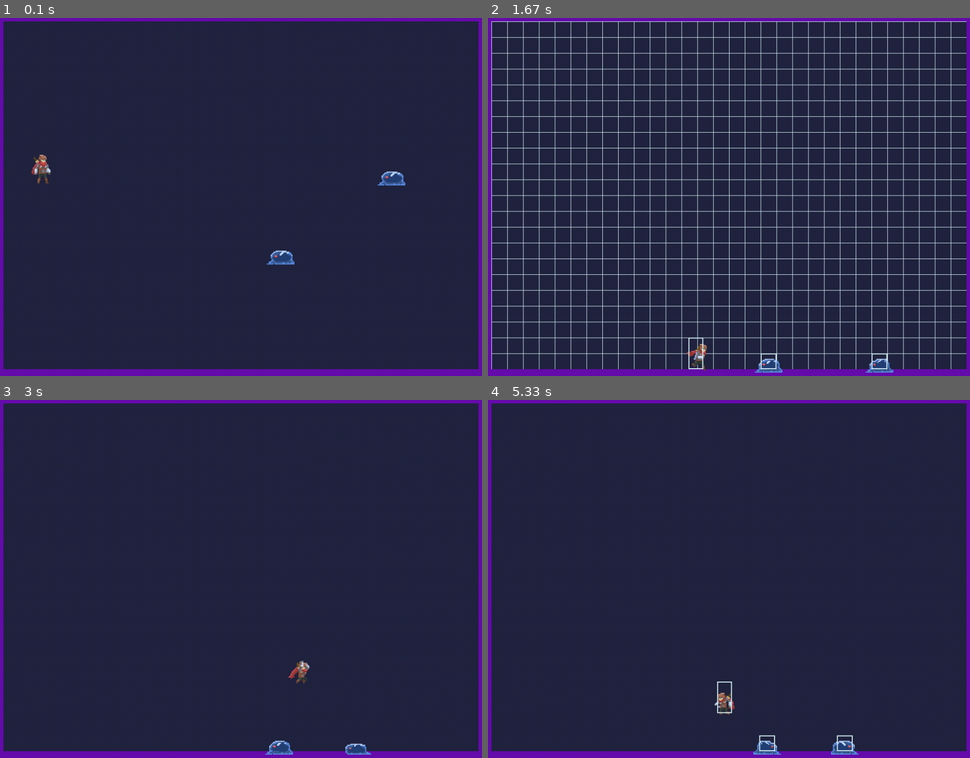
Above: before the commit, frames 1-4 (two rows, left to right).
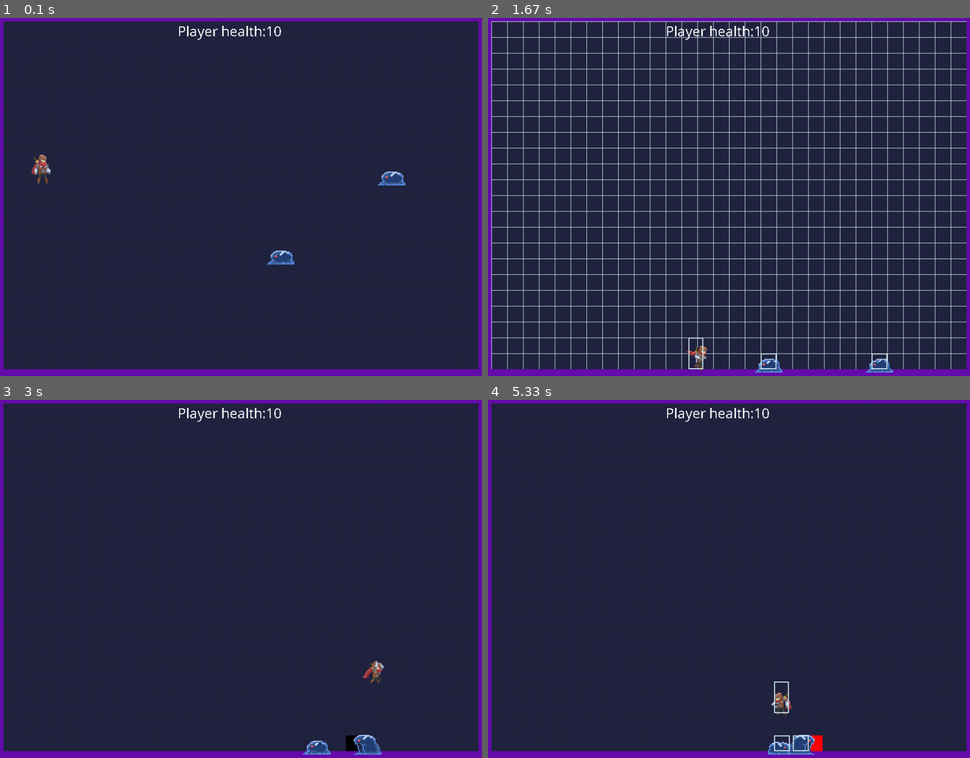
Above: after the commit, the same moments.

Repository: ArthurC13/A-Level-Project-Arthur-Chen
Game: pygame game, started from A level Project.py
Two runs of this game, one before a commit and one after it. Both use one fixed random seed, a clock stepped at 60 frames per second and the inputs below.
Inputs:
- Up to frame 1 (0.1 s): no input
- Up to frame 2 (1.67 s): hold Z 0.33-0.8 s; hold Right 0.33-0.8 s; hold Z 0.83-1.3 s; hold Right 0.83-1.3 s; tap 3 at 0.98 s; tap 1 at 1.33 s
- Up to frame 3 (3 s): hold Z 1.67-2.13 s; hold Right 1.67-2.13 s; tap 2 at 1.82 s; hold Right 2.17-2.63 s; tap 3 at 2.32 s; hold Up 2.67-2.97 s; tap 0 at 2.82 s
- Up to frame 4 (5.33 s): hold Right 3-3.47 s; tap 2 at 3.15 s; hold Left 3.5-4.03 s; tap 3 at 3.65, 4.88 s; hold Down 4.07-4.37 s; tap 0 at 4.22, 5.32 s; tap Z at 4.4 s; hold Left 4.73-5.13 s; hold Up from 5.17 s (still down)

The runs differ from the first frame. In frame 1, 0.2% of the frame differs, in the area x 37-59%, y 2-7%; in frame 2, 0.4%; in frame 3, 1.2%; in frame 4, 1.4%, in the area x 37-77%, y 2-100%.

Commit message:
added character moves and animations
Slime
- death animation
- hurt animation
Player
- death animation
- hurt animation
- air attack
- double attack

Diff:
--- a/A level Project.py
+++ b/A level Project.py
@@ -35,8 +35,10 @@
 LADDERVEL = 4
 FRICTION = -0.15
 GRAVITY = 0.3
+KNOCKBACK = 15
 
 LEVEL = 0
+HEALTH = 10
 
 CAMERALAG = 25
 
@@ -51,12 +53,12 @@
         temp_list = []
         temp_list2 = []
         for i in sorted(os.listdir(path)):
-            print(os.path.join(path, i))
-            image = pygame.image.load(os.path.join(path, i))
-            size = tuple(2*x for x in image.get_size())
-            image = pygame.transform.scale(image, size)
-            temp_list.append(image)
-            temp_list2.append(pygame.transform.flip(image, True, False))
+            if i.endswith('.png'):
+                image = pygame.image.load(os.path.join(path, i))
+                size = tuple(2*x for x in image.get_size())
+                image = pygame.transform.scale(image, size)
+                temp_list.append(image)
+                temp_list2.append(pygame.transform.flip(image, True, False))
         sprites.append(temp_list)
         mirrored_sprites.append(temp_list2)
     return sprites, mirrored_sprites
@@ -85,7 +87,8 @@
         self.groups = game.player_group
         pygame.sprite.Sprite.__init__(self, self.groups)
         self.game = game
-        self.sprites, self.mirrored_sprites = load_sprites(['images/player/idle', 'images/player/run', 'images/player/jump', 'images/player/fall', 'images/player/attack'])
+        paths = ['images/player/idle', 'images/player/run', 'images/player/jump', 'images/player/fall', 'images/player/attack', 'images/player/hurt', 'images/player/death', 'images/player/air_attack']
+        self.sprites, self.mirrored_sprites = load_sprites(paths)
         self.current_action = 0
         '''
         Player actions:
@@ -94,6 +97,9 @@
         2. jump
         3. fall
         4. attack
+        5. hurt
+        6. death
+        7. air attack
         '''
         self.current_sprite = 0
         self.face_left = False
@@ -107,7 +113,7 @@
         self.acc = pygame.math.Vector2(0, 0)
         self.health = health
         self.last_attack = pygame.time.get_ticks()
-        self.attack_cooldown = 2000
+        self.attack_cooldown = 1000
 
     def on_ladder(self):
         hits = pygame.sprite.spritecollide(self, game.ladder_group, False, collide_hit_rect)
@@ -119,33 +125,41 @@
         self.acc = pygame.math.Vector2(0, GRAVITY)
         ladder = self.on_ladder()
         keys = pygame.key.get_pressed()
-        if self.current_action != 4:
-            if not ladder[0]:
-                if keys[pygame.K_LEFT]:
-                    self.acc.x = -PLAYERACC
-                    self.face_left = True
-                if keys[pygame.K_RIGHT]:
-                    self.acc.x = PLAYERACC
-                    self.face_left = False
-                if keys[pygame.K_UP]:
-                    self.jump()
-                if keys[pygame.K_DOWN]:
-                    self.interact()
-                if keys[pygame.K_z]:
-                    self.attack()
-            else:
-                self.acc.y = 0
-                self.vel.y = 0
-                if keys[pygame.K_LEFT]:
-                    self.acc.x = -PLAYERACC
-                    self.face_left = True
-                if keys[pygame.K_RIGHT]:
-                    self.acc.x = PLAYERACC
-                    self.face_left = False
-                if keys[pygame.K_UP]:
-                    self.vel.y = -LADDERVEL
-                if keys[pygame.K_DOWN]:
-                    self.vel.y = LADDERVEL
+        if not ladder[0]:
+            if keys[pygame.K_LEFT]:
+                self.acc.x = -PLAYERACC
+                self.face_left = True
+            if keys[pygame.K_RIGHT]:
+                self.acc.x = PLAYERACC
+                self.face_left = False
+            if keys[pygame.K_UP]:
+                self.jump()
+            if keys[pygame.K_DOWN]:
+                self.interact()
+            if keys[pygame.K_z]:
+                now = pygame.time.get_ticks()
+                if now - self.last_attack >= self.attack_cooldown:
+                    if self.on_floor():
+                        self.last_attack = pygame.time.get_ticks()
+                        self.current_action = 4
+                        self.current_sprite = -1
+                    else:
+                        self.last_attack = pygame.time.get_ticks()
+                        self.current_action = 7
+                        self.current_sprite = -1
+        else:
+            self.acc.y = 0
+            self.vel.y = 0
+            if keys[pygame.K_LEFT]:
+                self.acc.x = -PLAYERACC
+                self.face_left = True
+            if keys[pygame.K_RIGHT]:
+                self.acc.x = PLAYERACC
+                self.face_left = False
+            if keys[pygame.K_UP]:
+                self.vel.y = -LADDERVEL
+            if keys[pygame.K_DOWN]:
+                self.vel.y = LADDERVEL
 
     def on_floor(self):
         self.hit_rect.y += 1
@@ -163,14 +177,33 @@
             self.current_sprite = -1
 
     def attack(self):
-        now = pygame.time.get_ticks()
-        if now - self.last_attack >= self.attack_cooldown and self.on_floor():
-            self.last_attack = pygame.time.get_ticks()
-            self.current_action = 4
-            self.current_sprite = -1
+        if self.face_left:
+            Melee_attack(self.game, int(self.pos.x)-20, int(self.pos.y)+14, 52, 68, self.game.enemy_group, 'r')
+        else:
+            Melee_attack(self.game, int(self.pos.x)+20, int(self.pos.y)+14, 52, 68, self.game.enemy_group, 'l')
+
+    def attack2(self):
+        if self.face_left:
+            Melee_attack(self.game, int(self.pos.x)-20, int(self.pos.y)+14, 52, 68, self.game.enemy_group, 'r')
+            Melee_attack(self.game, int(self.pos.x)+26, int(self.pos.y)+32, 40, 32, self.game.enemy_group, 'l')
+        else:
+            Melee_attack(self.game, int(self.pos.x)+20, int(self.pos.y)+14, 52, 68, self.game.enemy_group, 'l')
+            Melee_attack(self.game, int(self.pos.x)-26, int(self.pos.y)+32, 40, 32, self.game.enemy_group, 'r')
+
+    def air_attack(self):
+        if self.face_left:
+            Melee_attack(self.game, int(self.pos.x)-24, int(self.pos.y)+16, 50, 44, self.game.enemy_group, 'r')
+            Melee_attack(self.game, int(self.pos.x)+20, int(self.pos.y)+8, 50, 28, self.game.enemy_group, 'l')
+        else:
+            Melee_attack(self.game, int(self.pos.x)+24, int(self.pos.y)+16, 50, 44, self.game.enemy_group, 'l')
+            Melee_attack(self.game, int(self.pos.x)-20, int(self.pos.y)+8, 50, 28, self.game.enemy_group, 'r')
 
     def interact(self):
         pass
+
+    def hurt(self):
+        self.current_action = 5
+        self.current_sprite = -1
 
     def animations(self):
         now = pygame.time.get_ticks()
@@ -206,8 +239,42 @@
                 self.image = sprites_list[self.current_action][self.current_sprite]
                 self.last_sprite_time = pygame.time.get_ticks()
         elif self.current_action == 4:      #attacking
-            if now - self.last_sprite_time >= 80:
-                self.current_sprite += 1
+            if now - self.last_sprite_time >= 50:
+                self.current_sprite += 1
+                if self.current_sprite == 2:
+                    self.attack()
+                if self.current_sprite == 5 and self.vel not in [(0, 0), (0, 0.3)]:
+                    self.current_sprite = 0
+                    self.current_action = 0
+                if self.current_sprite == 8:
+                    self.attack2()
+                if self.current_sprite > len(sprites_list[self.current_action])-1:
+                    self.current_sprite = 0
+                    self.current_action = 0
+                self.image = sprites_list[self.current_action][self.current_sprite]
+                self.last_sprite_time = pygame.time.get_ticks()
+        elif self.current_action == 5:      #hurt
+            if now - self.last_sprite_time >= 125:
+                self.current_sprite += 1
+                if self.current_sprite > len(sprites_list[self.current_action])-1:
+                    self.current_action = 0
+                    self.current_sprite = 0
+                self.image = sprites_list[self.current_action][self.current_sprite]
+                self.last_sprite_time = pygame.time.get_ticks()
+        elif self.current_action == 6:      #dying
+            if now - self.last_sprite_time >= 125:
+                self.current_sprite += 1
+                if self.current_sprite > len(sprites_list[self.current_action])-1:
+                    self.current_sprite = len(sprites_list[self.current_action])-1
+                    self.kill()
+                    self.game.done = True
+                self.image = sprites_list[self.current_action][self.current_sprite]
+                self.last_sprite_time = pygame.time.get_ticks()
+        elif self.current_action == 7:      #air attacking
+            if now - self.last_sprite_time >= 50:
+                self.current_sprite += 1
+                if self.current_sprite == 1:
+                    self.air_attack()
                 if self.current_sprite > len(sprites_list[self.current_action])-1:
                     self.current_sprite = 0
                     self.current_action = 0
@@ -218,7 +285,7 @@
         self.movement_controls()
         self.acc.x += self.vel.x*FRICTION
         self.vel += self.acc
-        self.vel.y = min(self.vel.y, 15)        #termial velocity
+        self.vel.y = min(self.vel.y, 15)        #terminal velocity
         self.pos += self.vel + 0.5 * self.acc
         self.hit_rect.x = int(self.pos.x)
         wall_collisions(self, 'x')
@@ -227,7 +294,7 @@
         self.rect.center = self.hit_rect.center
         if abs(self.vel.x) < 0.2:
             self.vel.x = 0
-        if self.current_action != 4:
+        if self.current_action not in [4, 5, 6, 7]:
             if self.vel in [(0, 0), (0, 0.3)]:
                 self.current_action = 0
             elif self.vel.y not in [0, 0.3]:
@@ -237,6 +304,9 @@
                     self.current_action = 3
             else:
                 self.current_action = 1
+        if self.health <= 0 and self.current_action != 6:
+            self.current_action = 6
+            self.current_sprite = -1
         self.animations()
 
 #Enemies
@@ -247,13 +317,15 @@
         self.groups = game.enemy_group
         pygame.sprite.Sprite.__init__(self, self.groups)
         self.game = game
-        self.sprites, self.mirrored_sprites = load_sprites(['images/mobs/slime/idle', 'images/mobs/slime/move', 'images/mobs/slime/attack'])
+        self.sprites, self.mirrored_sprites = load_sprites(['images/mobs/slime/idle', 'images/mobs/slime/move', 'images/mobs/slime/attack', 'images/mobs/slime/death', 'images/mobs/slime/hurt'])
         self.current_action = 0
         '''
         Slime actions:
         0. idle
         1. move
         2. attack
+        3. death
+        4. hurt
         '''
         self.current_sprite = 0
         self.face_left = False
@@ -267,7 +339,7 @@
         self.acc = pygame.math.Vector2(0, 0)
         self.last_attack = pygame.time.get_ticks()
         self.attack_rate = 2000
-        self.health = 3
+        self.health = 5
 
     def movements(self):
         now = pygame.time.get_ticks()
@@ -289,9 +361,13 @@
 
     def attack(self):
         if self.face_left:
-            Melee_attack(self.game, int(self.pos.x)+32, int(self.pos.y), 32, 32, self.game.player_group)
+            Melee_attack(self.game, int(self.pos.x)+32, int(self.pos.y), 24, 32, self.game.player_group, 'l')
         else:
-            Melee_attack(self.game, int(self.pos.x)-32, int(self.pos.y), 32, 32, self.game.player_group)
+            Melee_attack(self.game, int(self.pos.x)-32, int(self.pos.y), 24, 32, self.game.player_group, 'r')
+
+    def hurt(self):
+        self.current_action = 4
+        self.current_sprite = -1
 
     def animations(self):
         now = pygame.time.get_ticks()
@@ -317,6 +393,23 @@
                 self.current_sprite += 1
                 if self.current_sprite == 2:
                     self.attack()
+                if self.current_sprite > len(sprites_list[self.current_action])-1:
+                    self.current_action = 0
+                    self.current_sprite = 0
+                self.image = sprites_list[self.current_action][self.current_sprite]
+                self.last_sprite_time = pygame.time.get_ticks()
+        elif self.current_action == 3:      #dying
+            if now - self.last_sprite_time >= 100:
+                self.current_sprite += 1
+                if self.current_sprite > len(sprites_list[self.current_action])-1:
+                    self.current_action = 0
+                    self.current_sprite = 0
+                    self.kill()
+                self.image = sprites_list[self.current_action][self.current_sprite]
+                self.last_sprite_time = pygame.time.get_ticks()
+        elif self.current_action == 4:      #hurt
+            if now - self.last_sprite_time >= 125:
+                self.current_sprite += 1
                 if self.current_sprite > len(sprites_list[self.current_action])-1:
                     self.current_action = 0
                     self.current_sprite = 0
@@ -336,11 +429,14 @@
         self.rect.center = self.hit_rect.center
         if abs(self.vel.x) < 0.2:
             self.vel.x = 0
-        if self.current_action != 2:
+        if self.current_action not in [2, 3, 4]:
             if self.vel in [(0, 0), (0, 0.3)]:
                 self.current_action = 0
             else:
                 self.current_action = 1
+        if self.health <= 0 and self.current_action != 3:
+            self.current_action = 3
+            self.current_sprite = -1
         self.animations()
 
 
@@ -377,7 +473,7 @@
 
 #Melee attack class
 class Melee_attack(pygame.sprite.Sprite):
-    def __init__(self, game, x, y, w, h, target):
+    def __init__(self, game, x, y, w, h, target, direction):
         self.groups = game.all_sprites_group, game.melee_attack_group
         pygame.sprite.Sprite.__init__(self, self.groups)
         self.game = game
@@ -391,6 +487,7 @@
         self.spawn_time = pygame.time.get_ticks()
         self.life_time = 100
         self.pos = pygame.math.Vector2(x, y)
+        self.direction = direction
 
     def update(self):
         now = pygame.time.get_ticks()
@@ -400,6 +497,12 @@
         if hits:
             for i in hits:
                 i.health -= 1
+                if self.direction == 'l':
+                    i.vel.x = KNOCKBACK
+                    i.hurt()
+                else:
+                    i.vel.x = -KNOCKBACK
+                    i.hurt()
             self.kill()
 
 # -- Map and Camera
@@ -450,8 +553,6 @@
         self.clock = pygame.time.Clock()
         pygame.key.set_repeat(100, 50)
         self.myfont = pygame.font.SysFont('Comic Sans MS', 30)
-        self.level = LEVEL
-        self.player_health = 10
         self.tools_reset()
 
     def sprite_group_reset(self):
@@ -466,6 +567,11 @@
         self.show_grid = False
         self.show_stats = False
         self.show_hit_rect = False
+
+    def new_game(self):
+        self.level = LEVEL
+        self.player_health = HEALTH
+        self.new_level()
 
     def new_level(self):
         self.sprite_group_reset()
@@ -540,11 +646,12 @@
             counter += 1
 
     def draw_texts(self):
+        string = 'Player health:' + str(self.player.health)
+        self.blit_texts(string, WHITE, 384, 32, 32, self.myfont)
         if self.show_stats:
             string = 'Camera Offset x: ' + str(self.camera.x) + '\nCamera Offset y: ' + str(self.camera.y)
             string += '\nPlayer x: ' + str(self.player.rect.x) + '\nPlayer y: ' + str(self.player.rect.y)
             string += '\nPlayer Acc: ' + str(self.player.acc) + '\nPlayer Vel: ' + str(self.player.vel)
-            string += '\nPlayer health:' + str(self.player.health)
             string += '\nFPS: ' + "{:.2f}".format(self.clock.get_fps())
             self.blit_texts(string, WHITE, 32, 32, 32, self.myfont)
 
@@ -588,5 +695,5 @@
 game = Game()
 game.home_screen()
 while True:
-    game.new_level()
+    game.new_game()
     game.game_loop()
Binary file added: images/mobs/slime/death/slime-die-0.png
Binary file added: images/mobs/slime/death/slime-die-1.png
Binary file added: images/mobs/slime/death/slime-die-2.png
Binary file added: images/mobs/slime/death/slime-die-3.png
Binary file added: images/mobs/slime/hurt/slime-hurt-0.png
Binary file added: images/mobs/slime/hurt/slime-hurt-1.png
Binary file added: images/mobs/slime/hurt/slime-hurt-2.png
Binary file added: images/mobs/slime/hurt/slime-hurt-3.png
Binary file added: images/player/air_attack/adventurer-air-attack1-00.png
Binary file added: images/player/air_attack/adventurer-air-attack1-01.png
Binary file added: images/player/air_attack/adventurer-air-attack1-02.png
Binary file added: images/player/air_attack/adventurer-air-attack1-03.png
(and 18 more such lines)
